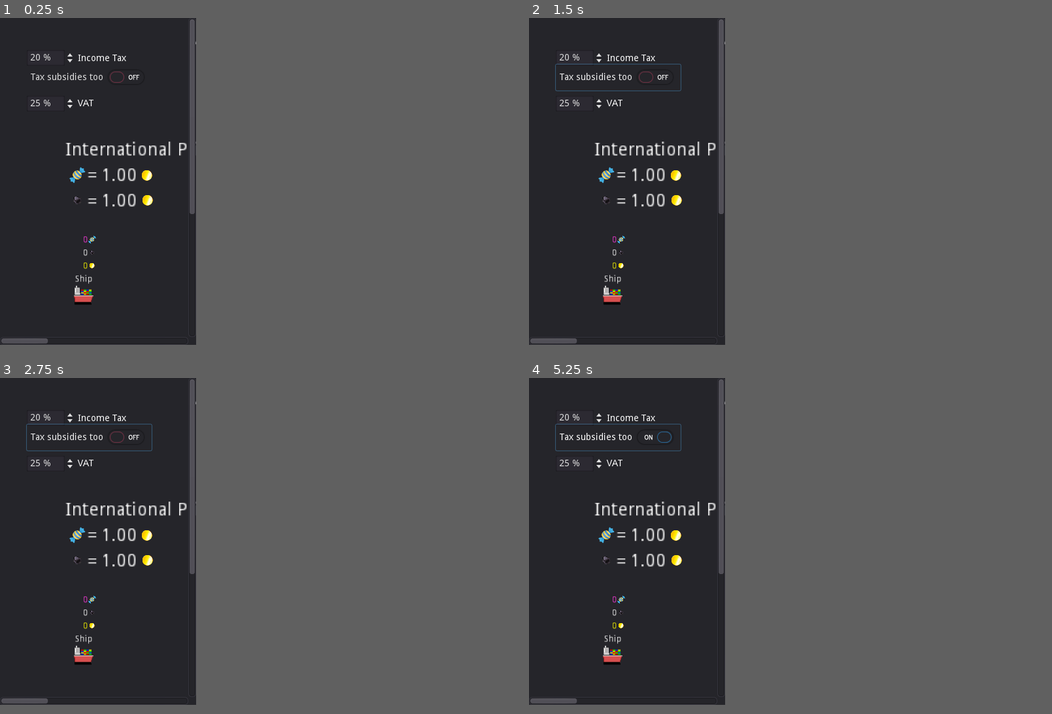
Above: before the commit, frames 1-4 (two rows, left to right).
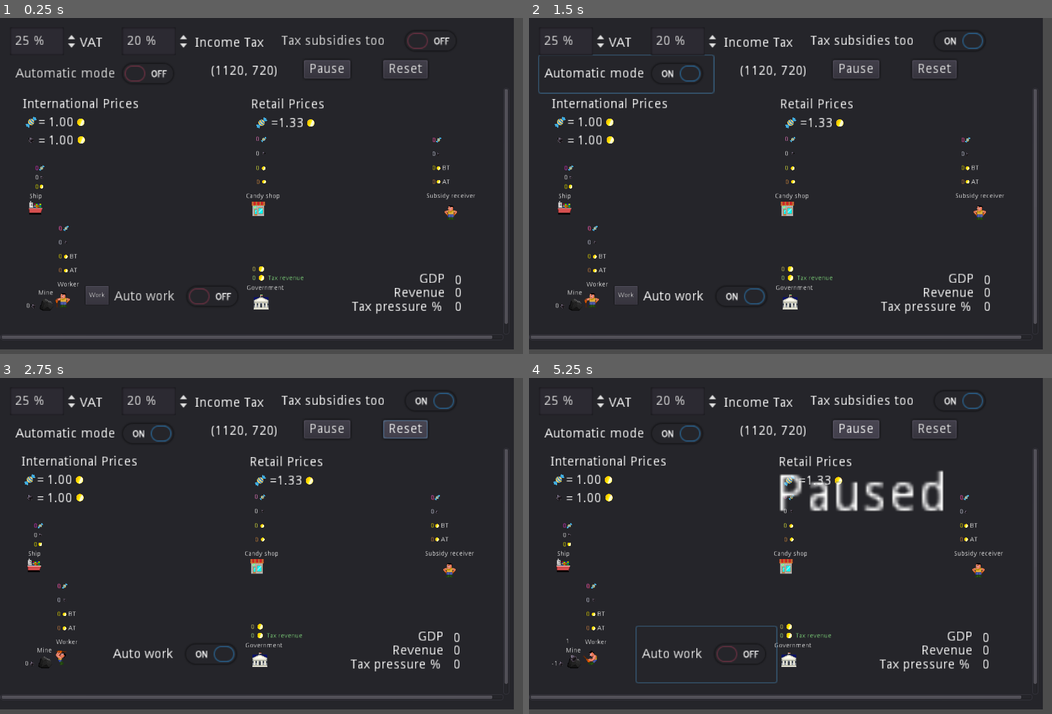
Above: after the commit, the same moments.

Repository: carlostgit/taxes
Game: Godot game, scene res://Control.tscn
Same seed, same stepped clock (60 frames per second), same inputs: the game is played once before the commit and once after it.
Inputs (mouse positions are in pixels of both pictures, inside the frame that each line leads up to):
- Up to frame 1 (0.25 s): no input
- Up to frame 2 (1.5 s): click "Tax subsidies too" at 0.5 s; click (565, 71) at 1.25 s, where only the run after the commit has a clickable "Automatic mode"
- Up to frame 3 (2.75 s): click (151, 428) at 2 s, where only the run after the commit has a clickable "Reset"
- Up to frame 4 (5.25 s): click (596, 646) at 2.75 s, where only the run after the commit has a clickable "Auto work"; click (649, 428) at 3.5 s, where only the run after the commit has a clickable "Pause"; hold Right (ui_right) 4.28-5.03 s; hold Down (ui_down) from 5.03 s (still down)
In our replay, the window is 300x500 before the commit and 800x514 after it. These sizes can differ from the game's own. Grey fills any space a smaller window leaves; there, only what the larger window draws over its background counts as a difference.

The runs differ from the first frame. In frame 1, 11% of the frame differs, in the area x 0-100%, y 0-100%; in frame 2, 11%; in frame 3, 11%; in frame 4, 13%.

Commit message:
Pruebo a cambiar la disposición de los controles y opciones de configuracion del proyecto, para que se vea mejor en moviles

Diff:
--- a/Control.gd
+++ b/Control.gd
@@ -1,4 +1,4 @@
-extends ScrollContainer
+extends Control
 
 # Declare member variables here. Examples:
 # var a = 2
@@ -10,6 +10,11 @@
 
 # Called when the node enters the scene tree for the first time.
 func _ready():
+	var screenSize = get_viewport().get_visible_rect().size
+#	print(screenSize)
+#	$Panel.set_size(screenSize)
+	$Panel/Label_reso.set_text(str(screenSize))
+
 	set_main_scene_parameters()
 
 # Called every frame. 'delta' is the elapsed time since the previous frame.
@@ -21,29 +26,31 @@
 #	pass
 
 func get_main_scene():
-	for node in self.get_children():
+	for node in $Panel/ScrollContainer/Panel.get_children():
 		if(node.is_in_group("main_scene_group")):
 			return node
 
-	if ($Panel/Node2D):
-		return $Panel/Node2D
+	if ($Panel/ScrollContainer/Panel/Node2D):
+		return $Panel/ScrollContainer/Panel/Node2D
 
 	print("main_scene not found in get_main_scene()")
 	return null
 
 func _on_Button_reset_pressed():
 
-	for node in self.get_children():
+
+	for node in $Panel/ScrollContainer/Panel.get_children():
 		if(node.is_in_group("main_scene_group")):
 			node.remove_from_group("main_scene_group")
 			node.queue_free()
 
-	if ($Panel/Node2D):
-		$Panel/Node2D.remove_from_group("main_scene_group")
-		$Panel/Node2D.queue_free()
+	if ($Panel/ScrollContainer/Panel/Node2D):
+		$Panel/ScrollContainer/Panel/Node2D.remove_from_group("main_scene_group")
+		$Panel/ScrollContainer/Panel/Node2D.queue_free()
 	var new_main_scene = _main_scene_res.instance()
 
-	self.add_child(new_main_scene)
+	$Panel/ScrollContainer/Panel.add_child(new_main_scene)
+#	self.add_child(new_main_scene)
 	new_main_scene.add_to_group("main_scene_group")
 
 	call_deferred("set_main_scene_parameters")
--- a/Control.tscn
+++ b/Control.tscn
@@ -3,42 +3,48 @@
 [ext_resource path="res://Control.gd" type="Script" id=1]
 [ext_resource path="res://Node2D.tscn" type="PackedScene" id=2]
 
-[node name="Control" type="ScrollContainer"]
+[node name="Control" type="Control"]
 pause_mode = 2
 anchor_right = 1.0
 anchor_bottom = 1.0
-size_flags_horizontal = 3
-size_flags_vertical = 3
+rect_min_size = Vector2( 500, 325 )
+mouse_filter = 1
 script = ExtResource( 1 )
 
 [node name="Panel" type="Panel" parent="."]
-margin_right = 1250.0
-margin_bottom = 800.0
+margin_right = 1100.0
+margin_bottom = 710.0
 grow_horizontal = 2
 grow_vertical = 2
-rect_min_size = Vector2( 1250, 800 )
+rect_min_size = Vector2( 500, 325 )
 mouse_filter = 1
 size_flags_horizontal = 3
 size_flags_vertical = 3
 
-[node name="Button_reset" type="Button" parent="Panel"]
-margin_left = 615.804
-margin_top = 29.3274
-margin_right = 663.804
-margin_bottom = 49.3274
-text = "Reset"
+[node name="ScrollContainer" type="ScrollContainer" parent="Panel"]
+margin_top = 150.0
+margin_right = 1090.0
+margin_bottom = 690.0
+mouse_filter = 1
 
-[node name="Node2D" parent="Panel" groups=[
+[node name="Panel" type="Panel" parent="Panel/ScrollContainer"]
+margin_right = 1100.0
+margin_bottom = 550.0
+rect_min_size = Vector2( 1100, 550 )
+mouse_filter = 1
+
+[node name="Node2D" parent="Panel/ScrollContainer/Panel" groups=[
 "main_scene_group",
 ] instance=ExtResource( 2 )]
-position = Vector2( 1.06755, -0.672569 )
+position = Vector2( 0, 6 )
 
 [node name="Button_pause" type="Button" parent="Panel"]
 editor/display_folded = true
-margin_left = 511.068
-margin_top = 29.3274
-margin_right = 574.068
-margin_bottom = 49.3274
+margin_left = 650.0
+margin_top = 90.0
+margin_right = 700.0
+margin_bottom = 110.0
+rect_scale = Vector2( 2, 2 )
 text = "Pause"
 
 [node name="Label_paused" type="Label" parent="Panel/Button_pause"]
@@ -51,54 +57,72 @@
 text = "Paused"
 
 [node name="CheckButton_automatic_mode" type="CheckButton" parent="Panel"]
-margin_left = 291.068
-margin_top = 19.3274
-margin_right = 478.068
-margin_bottom = 59.3274
+margin_left = 20.0
+margin_top = 80.0
+margin_right = 207.0
+margin_bottom = 120.0
+rect_scale = Vector2( 2, 2 )
 text = "Automatic mode"
 
 [node name="SpinBox_VAT" type="SpinBox" parent="Panel"]
-editor/display_folded = true
-margin_left = 41.0676
-margin_top = 119.327
-margin_right = 115.068
-margin_bottom = 143.327
+margin_left = 20.0
+margin_top = 20.0
+margin_right = 94.0
+margin_bottom = 50.0
+rect_scale = Vector2( 2, 2 )
 max_value = 99.0
 value = 25.0
 suffix = "%"
 
 [node name="Label_VAT" type="Label" parent="Panel/SpinBox_VAT"]
-margin_left = 77.9289
-margin_top = 4.97277
-margin_right = 117.929
-margin_bottom = 18.9728
+margin_left = 75.0
+margin_top = 10.0
+margin_right = 115.0
+margin_bottom = 25.0
 rect_pivot_offset = Vector2( 19.0115, 5.744 )
 text = "VAT"
 
 [node name="SpinBox_corp_tax" type="SpinBox" parent="Panel"]
-editor/display_folded = true
-margin_left = 41.0676
-margin_top = 49.3274
-margin_right = 115.068
-margin_bottom = 73.3274
+margin_left = 260.0
+margin_top = 20.0
+margin_right = 334.0
+margin_bottom = 50.0
+rect_scale = Vector2( 2, 2 )
 value = 20.0
 suffix = "%"
 
 [node name="Label_corporate_tax" type="Label" parent="Panel/SpinBox_corp_tax"]
-margin_left = 77.9289
-margin_top = 5.82843
-margin_right = 162.929
-margin_bottom = 19.8284
+margin_left = 78.0
+margin_top = 10.0
+margin_right = 163.0
+margin_bottom = 25.0
 text = "Income Tax"
 
 [node name="CheckButton_tax_subsidies_too" type="CheckButton" parent="Panel/SpinBox_corp_tax"]
-margin_top = 21.7228
-margin_right = 191.0
-margin_bottom = 61.7228
+margin_left = 165.0
+margin_top = -5.0
+margin_right = 370.0
+margin_bottom = 35.0
 text = "Tax subsidies too"
-[connection signal="pressed" from="Panel/Button_reset" to="." method="_on_Button_reset_pressed"]
+
+[node name="Button_reset" type="Button" parent="Panel"]
+margin_left = 820.0
+margin_top = 90.0
+margin_right = 868.0
+margin_bottom = 110.0
+rect_scale = Vector2( 2, 2 )
+text = "Reset"
+
+[node name="Label_reso" type="Label" parent="Panel"]
+margin_left = 450.0
+margin_top = 100.0
+margin_right = 520.0
+margin_bottom = 114.0
+rect_scale = Vector2( 2, 2 )
+text = "Resolucion"
 [connection signal="pressed" from="Panel/Button_pause" to="." method="_on_Button_pause_pressed"]
 [connection signal="toggled" from="Panel/CheckButton_automatic_mode" to="." method="_on_CheckButton_automatic_mode_toggled"]
 [connection signal="value_changed" from="Panel/SpinBox_VAT" to="." method="_on_SpinBox_VAT_value_changed"]
 [connection signal="value_changed" from="Panel/SpinBox_corp_tax" to="." method="_on_SpinBox_corp_tax_value_changed"]
 [connection signal="toggled" from="Panel/SpinBox_corp_tax/CheckButton_tax_subsidies_too" to="." method="_on_CheckButton_tax_subsidies_too_toggled"]
+[connection signal="pressed" from="Panel/Button_reset" to="." method="_on_Button_reset_pressed"]
--- a/KinematicBody2D_slacker.tscn
+++ b/KinematicBody2D_slacker.tscn
@@ -28,9 +28,9 @@
 
 [node name="Label_money" type="Label" parent="."]
 margin_left = -100.0
-margin_top = -77.0
+margin_top = -96.9999
 margin_right = -30.0
-margin_bottom = -63.0
+margin_bottom = -82.9999
 custom_colors/font_color = Color( 1, 0.941176, 0, 1 )
 custom_colors/font_outline_modulate = Color( 0, 0.945098, 0, 1 )
 text = "0"
@@ -56,9 +56,9 @@
 
 [node name="Label_ore" type="Label" parent="."]
 margin_left = -100.0
-margin_top = -97.0
+margin_top = -127.0
 margin_right = -30.0
-margin_bottom = -83.0
+margin_bottom = -113.0
 custom_colors/font_color = Color( 0.890196, 0.905882, 0.980392, 1 )
 text = "0"
 align = 2
@@ -74,9 +74,9 @@
 
 [node name="Label_candy" type="Label" parent="."]
 margin_left = -100.0
-margin_top = -117.0
+margin_top = -157.0
 margin_right = -30.0
-margin_bottom = -103.0
+margin_bottom = -143.0
 custom_colors/font_color = Color( 0.92549, 0.4, 0.831373, 1 )
 custom_colors/font_color_shadow = Color( 0.713726, 0.207843, 0.207843, 1 )
 text = "0"
@@ -96,9 +96,9 @@
 
 [node name="Label_after_taxes" type="Label" parent="."]
 margin_left = -100.0
-margin_top = -57.0
+margin_top = -67.0
 margin_right = -30.0
-margin_bottom = -43.0
+margin_bottom = -53.0
 hint_tooltip = "After Tax"
 custom_colors/font_color = Color( 0.890196, 0.560784, 0.290196, 1 )
 text = "0"
@@ -124,23 +124,23 @@
 
 [node name="Button_pay_taxes" type="Button" parent="."]
 margin_left = 10.0
-margin_top = -77.0
+margin_top = -107.0
 margin_right = 82.0
-margin_bottom = -57.0
+margin_bottom = -77.0
 text = "Pay taxes"
 
 [node name="Button_buy_candies" type="Button" parent="."]
 margin_left = 10.0
-margin_top = -57.0
+margin_top = -77.0
 margin_right = 102.0
-margin_bottom = -37.0
+margin_bottom = -47.0
 text = "Buy candies"
 
 [node name="Button_sell_ore" type="Button" parent="."]
 margin_left = 10.0
-margin_top = -97.0
+margin_top = -137.0
 margin_right = 70.0
-margin_bottom = -76.9999
+margin_bottom = -107.0
 text = "Sell ore"
 
 [node name="Label" type="Label" parent="."]
--- a/KinematicBody2D_worker.tscn
+++ b/KinematicBody2D_worker.tscn
@@ -74,9 +74,7 @@
 
 [node name="Label_candy" parent="." index="5"]
 margin_left = -40.0
-margin_top = -117.0
 margin_right = 0.0
-margin_bottom = -103.0
 
 [node name="TextureRect" parent="Label_candy" index="0"]
 margin_left = 42.0
@@ -108,28 +106,27 @@
 [node name="Button_sell_ore" parent="." index="10"]
 margin_left = 40.0
 margin_right = 100.0
-margin_bottom = -77.0
 
 [node name="Button_work" type="Button" parent="." index="11"]
 margin_left = 50.0
-margin_top = -17.0
+margin_top = -27.0
 margin_right = 100.0
-margin_bottom = 3.0
+margin_bottom = 13.0
 text = "Work"
 
 [node name="Timer_work" type="Timer" parent="." index="12"]
 wait_time = 0.5
 
 [node name="CheckButton_auto_work" type="CheckButton" parent="." index="13"]
-margin_left = 50.0
-margin_top = 3.00001
-margin_right = 200.0
-margin_bottom = 43.0
+margin_left = 100.0
+margin_top = -64.0
+margin_right = 250.0
+margin_bottom = -3.99995
+rect_scale = Vector2( 2, 2 )
 text = "Auto work"
 
 [node name="Label" parent="." index="14"]
 margin_left = -10.0
-margin_top = -37.0
 margin_right = 40.0
 margin_bottom = -23.0
 text = "Worker"
--- a/Node2D.tscn
+++ b/Node2D.tscn
@@ -38,13 +38,14 @@
 
 [node name="Node2D" type="Node2D"]
 pause_mode = 1
-position = Vector2( -1, 1 )
+position = Vector2( -2.88199, 1 )
 script = ExtResource( 1 )
 _corporate_tax_rate = 0.1
 _value_added_tax = 0.8
 
 [node name="ship" type="StaticBody2D" parent="."]
-position = Vector2( 124.536, 421.294 )
+editor/display_folded = true
+position = Vector2( 72.8027, 247.304 )
 script = ExtResource( 2 )
 
 [node name="Label_int_prices" type="Label" parent="ship"]
@@ -194,20 +195,20 @@
 anims/Walk = SubResource( 2 )
 
 [node name="KinematicBody2D_slacker" parent="." instance=ExtResource( 7 )]
-position = Vector2( 861, 429 )
+position = Vector2( 962.882, 255.807 )
 _shop_path = NodePath("../StaticBody2D_shop")
 _ship_path = NodePath("../ship")
 _government = NodePath("../StaticBody2D_government")
 
 [node name="KinematicBody2D_worker" parent="." instance=ExtResource( 8 )]
-position = Vector2( 170.45, 626 )
+position = Vector2( 131.903, 445.455 )
 _shop_path = NodePath("../StaticBody2D_shop")
 _ship_path = NodePath("../ship")
 _government = NodePath("../StaticBody2D_government")
 
 [node name="Area2D_mine" type="Area2D" parent="."]
 editor/display_folded = true
-position = Vector2( 135.325, 629 )
+position = Vector2( 96.7777, 449.262 )
 script = ExtResource( 9 )
 __meta__ = {
 "_edit_group_": true
@@ -255,8 +256,7 @@
 position = Vector2( -189, 201 )
 
 [node name="StaticBody2D_shop" type="StaticBody2D" parent="."]
-editor/display_folded = true
-position = Vector2( 526.523, 417.203 )
+position = Vector2( 552.882, 244.01 )
 script = ExtResource( 13 )
 _government = NodePath("../StaticBody2D_government")
 _ship = NodePath("../ship")
@@ -271,9 +271,9 @@
 
 [node name="Label_money" type="Label" parent="StaticBody2D_shop"]
 margin_left = -65.4142
-margin_top = -67.5
+margin_top = -85.2029
 margin_right = 1.58582
-margin_bottom = -53.5
+margin_bottom = -71.2029
 hint_tooltip = "Coins Before Tax"
 custom_colors/font_color = Color( 0.913725, 0.952941, 0.254902, 1 )
 text = "0"
@@ -290,9 +290,9 @@
 
 [node name="Label_ore" type="Label" parent="StaticBody2D_shop"]
 margin_left = -33.4382
-margin_top = -86.7984
+margin_top = -115.773
 margin_right = 2.56178
-margin_bottom = -72.7984
+margin_bottom = -101.773
 text = "0"
 align = 2
 
@@ -307,9 +307,9 @@
 
 [node name="Label_candy" type="Label" parent="StaticBody2D_shop"]
 margin_left = -65.3344
-margin_top = -106.035
+margin_top = -146.709
 margin_right = 2.66556
-margin_bottom = -92.0354
+margin_bottom = -132.709
 hint_tooltip = "Candies sold"
 custom_colors/font_color = Color( 0.988235, 0.509804, 0.811765, 1 )
 text = "0"
@@ -326,9 +326,9 @@
 
 [node name="Label_after_taxes" type="Label" parent="StaticBody2D_shop"]
 margin_left = -58.7487
-margin_top = -45.7071
+margin_top = -55.203
 margin_right = 3.25131
-margin_bottom = -31.7071
+margin_bottom = -41.203
 hint_tooltip = "Coins After Tax"
 custom_colors/font_color = Color( 0.929412, 0.607843, 0.270588, 1 )
 text = "0"
@@ -344,10 +344,10 @@
 texture = ExtResource( 4 )
 
 [node name="Button_pay_taxes" type="Button" parent="StaticBody2D_shop"]
-margin_left = 27.8664
-margin_top = -71.8594
-margin_right = 99.8664
-margin_bottom = -51.8594
+margin_left = 27.0
+margin_top = -95.0
+margin_right = 99.0
+margin_bottom = -65.0
 text = "Pay taxes"
 
 [node name="Timer" type="Timer" parent="StaticBody2D_shop"]
@@ -407,10 +407,11 @@
 text = "="
 
 [node name="Button_buy_candies" type="Button" parent="StaticBody2D_shop"]
-margin_left = 27.0001
-margin_top = -49.5002
+margin_left = 27.0
+margin_top = -65.0
 margin_right = 116.0
-margin_bottom = -29.5002
+margin_bottom = -45.0
+rect_scale = Vector2( 2, 2 )
 text = "Buy candies"
 
 [node name="Node2D_Coin" parent="." instance=ExtResource( 15 )]
@@ -418,7 +419,7 @@
 position = Vector2( -192, 290 )
 
 [node name="StaticBody2D_government" type="StaticBody2D" parent="."]
-position = Vector2( 529.847, 626 )
+position = Vector2( 556.206, 452.807 )
 script = ExtResource( 16 )
 _slacker_path = NodePath("../KinematicBody2D_slacker")
 
@@ -489,56 +490,56 @@
 text = "Government"
 
 [node name="Control_info" type="Control" parent="."]
-margin_left = 641.0
-margin_top = 563.0
-margin_right = 981.0
-margin_bottom = 683.0
+margin_left = 667.359
+margin_top = 389.807
+margin_right = 1007.36
+margin_bottom = 509.807
 script = ExtResource( 18 )
 
 [node name="Label_GDP_text" type="Label" parent="Control_info"]
-margin_left = 130.0
-margin_right = 170.0
+margin_left = 205.523
+margin_right = 245.523
 margin_bottom = 15.0
 rect_scale = Vector2( 2, 2 )
 text = "GDP"
 align = 2
 
 [node name="Label_GDP" type="Label" parent="Control_info"]
-margin_left = 230.0
+margin_left = 305.523
 margin_top = 3.0
-margin_right = 265.0
+margin_right = 340.523
 margin_bottom = 17.0
 rect_scale = Vector2( 2, 2 )
 text = "0"
 
 [node name="Label_revenue_text" type="Label" parent="Control_info"]
-margin_left = 100.0
+margin_left = 175.523
 margin_top = 30.0
-margin_right = 155.0
+margin_right = 230.523
 margin_bottom = 45.0
 rect_scale = Vector2( 2, 2 )
 text = "Revenue"
 
 [node name="Label_revenue" type="Label" parent="Control_info"]
-margin_left = 230.0
+margin_left = 305.523
 margin_top = 30.0
-margin_right = 265.0
+margin_right = 340.523
 margin_bottom = 44.0
 rect_scale = Vector2( 2, 2 )
 text = "0"
 
 [node name="Label_revenue_per_GDP" type="Label" parent="Control_info"]
-margin_left = 230.0
+margin_left = 305.523
 margin_top = 60.0
-margin_right = 270.0
+margin_right = 345.523
 margin_bottom = 75.0
 rect_scale = Vector2( 2, 2 )
 text = "0"
 
 [node name="Label_revenue_per_GDP_text" type="Label" parent="Control_info"]
-margin_left = 10.0
+margin_left = 85.523
 margin_top = 60.0
-margin_right = 110.0
+margin_right = 185.523
 margin_bottom = 75.0
 rect_scale = Vector2( 2, 2 )
 text = "Tax pressure %"
--- a/project.godot
+++ b/project.godot
@@ -21,10 +21,12 @@
 
 [display]
 
-window/size/width=1000
-window/size/height=750
-window/size/test_width=300
-window/size/test_height=500
+window/size/width=1120
+window/size/height=720
+window/size/test_width=1120
+window/size/test_height=720
+window/stretch/mode="2d"
+window/stretch/aspect="keep_width"
 
 [input]
 
@@ -37,11 +39,6 @@
  ]
 }
 
-[input_devices]
-
-pointing/emulate_touch_from_mouse=true
-pointing/emulate_mouse_from_touch=false
-
 [rendering]
 
 quality/driver/driver_name="GLES2"
